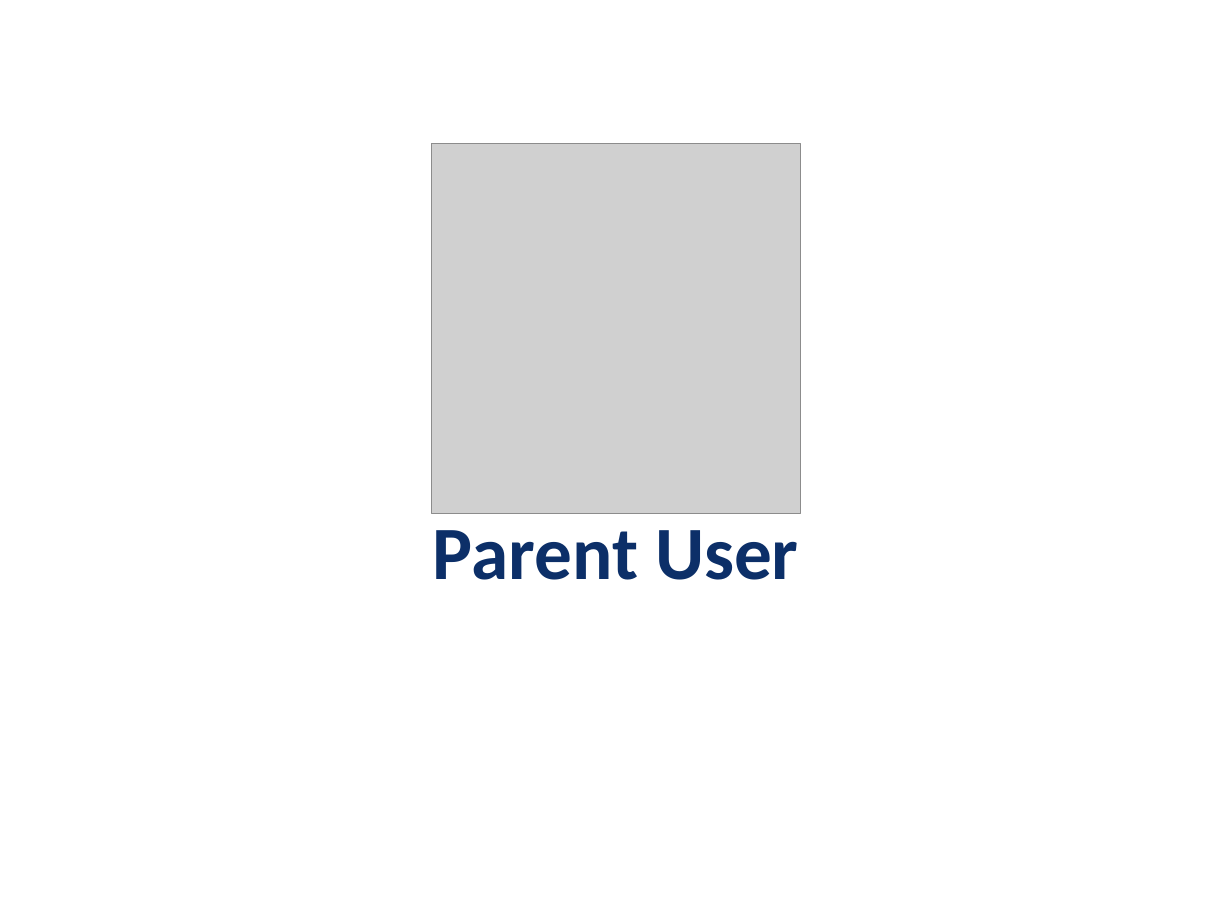
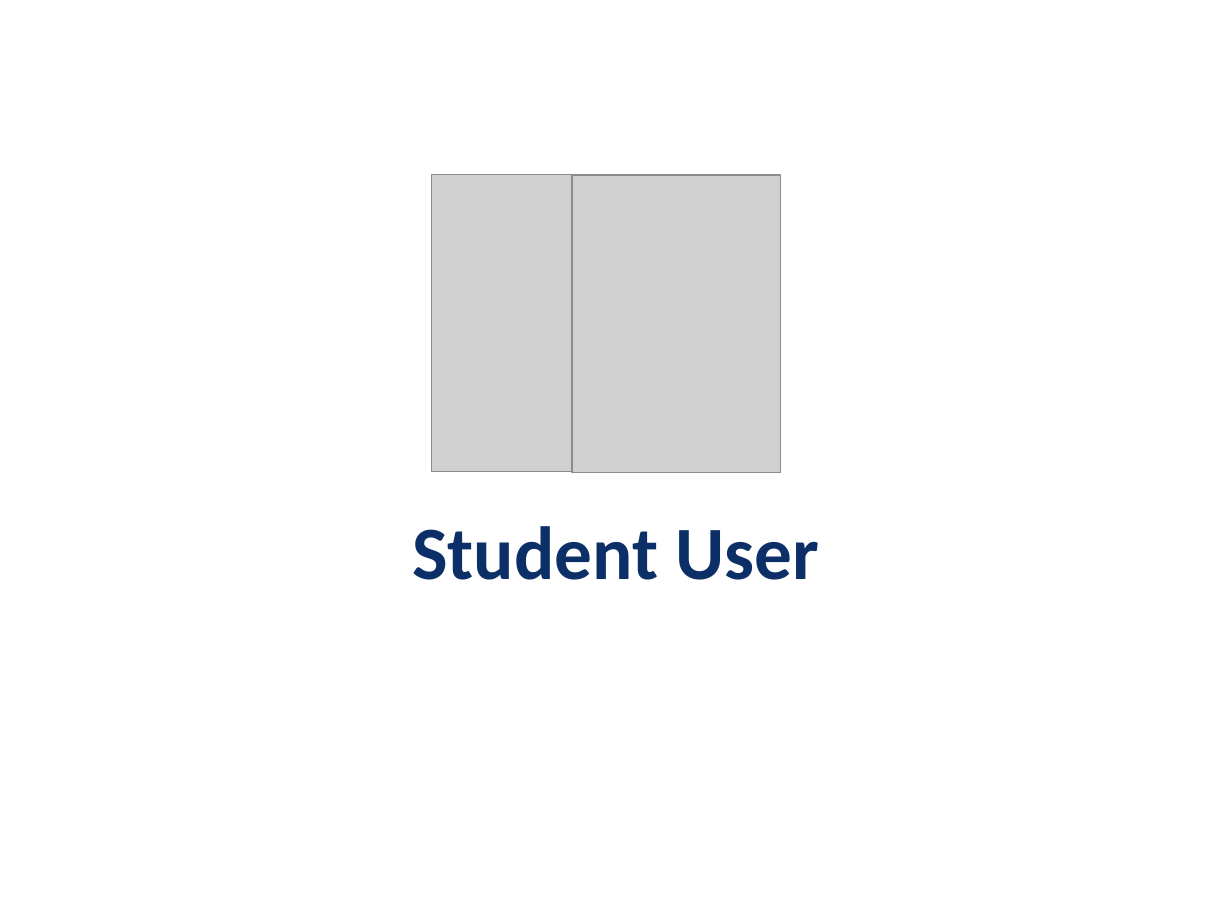
Before and after one commit to prashantking187/schoolerprepo, a slide deck: slide 22 of branches/Design/ERP Final.pptx. Drawn at 1232x924 pixels with LibreOffice and Linux fonts; fonts in the diff are those of the drawing; grey boxes stand for pictures. Boxes give left, top, right and bottom in pixels: in the first picture for what was removed or moved away, otherwise in the second. Text is boxed around its words. In the diff, an @@ line names an element or a change of style, - is before the commit and + after.

```diff
--- a/branches/Design/ERP Final.pptx
+++ b/branches/Design/ERP Final.pptx
@@ picture removed at box(431, 144, 801, 514) @@
@@ picture added at box(431, 175, 639, 472) @@
@@ picture added at box(572, 175, 780, 472) @@
@@ title at box(412, 526, 819, 580): text changed @@
-Parent User
+Student User
```
Also in this commit, not shown: 22 other slides changed, 1 slide added, 1 slide removed, 1 other file.
